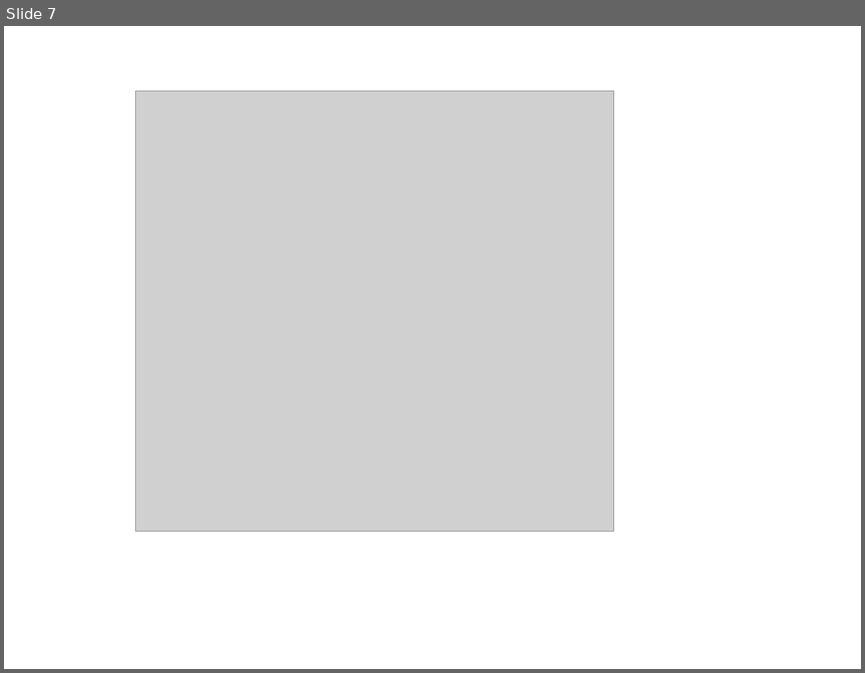
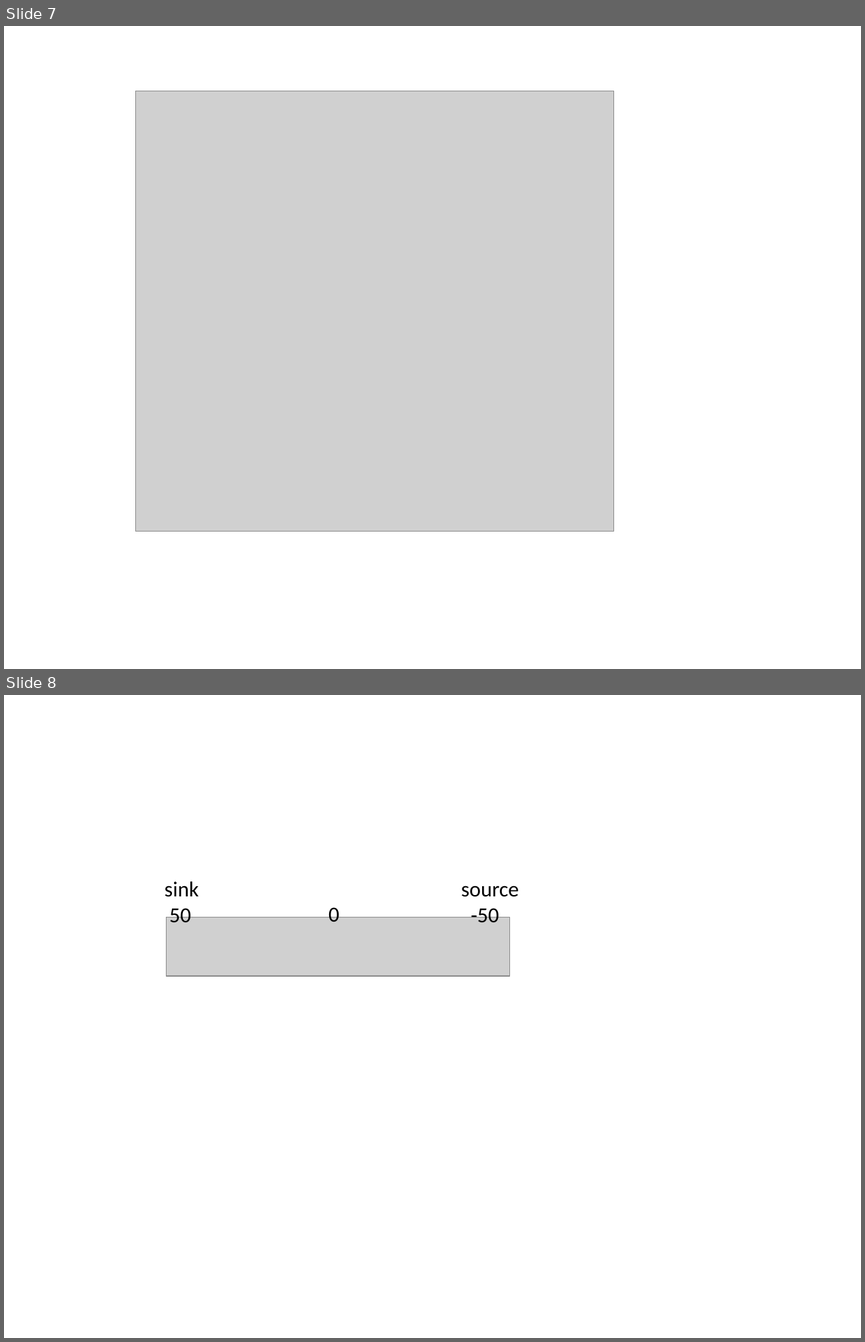
Before and after one commit to laleczka/magisterka, a slide deck: images/grafiki2.pptx. Shown one above the other, each under a label of ours: slide 7 before the commit, slides 7 and 8 after it. The pictures are 865x673 and 865x1342 pixels, drawn with LibreOffice and Linux fonts; fonts in the diff are those of the drawing; grey boxes stand for pictures. Boxes give left, top, right and bottom in pixels: in the first picture for what was removed or moved away, otherwise in the second. Text is boxed around its words. In the diff, an @@ line names an element or a change of style, - is before the commit and + after.

```diff
--- a/images/grafiki2.pptx
+++ b/images/grafiki2.pptx
@@ slide 8 added at [4,695,861,1338], background #FFFFFF @@
@@ text added at [164,881,198,922], 18 pt, text #000000 @@
+sink
+50
@@ text added at [461,885,519,922], 18 pt, text #000000 @@
+source
+-50
@@ picture added at [166,917,509,975] @@
@@ text added at [328,904,339,921], 18 pt, text #000000 @@
+0
```
Also in this commit, not shown: 23 other files.
